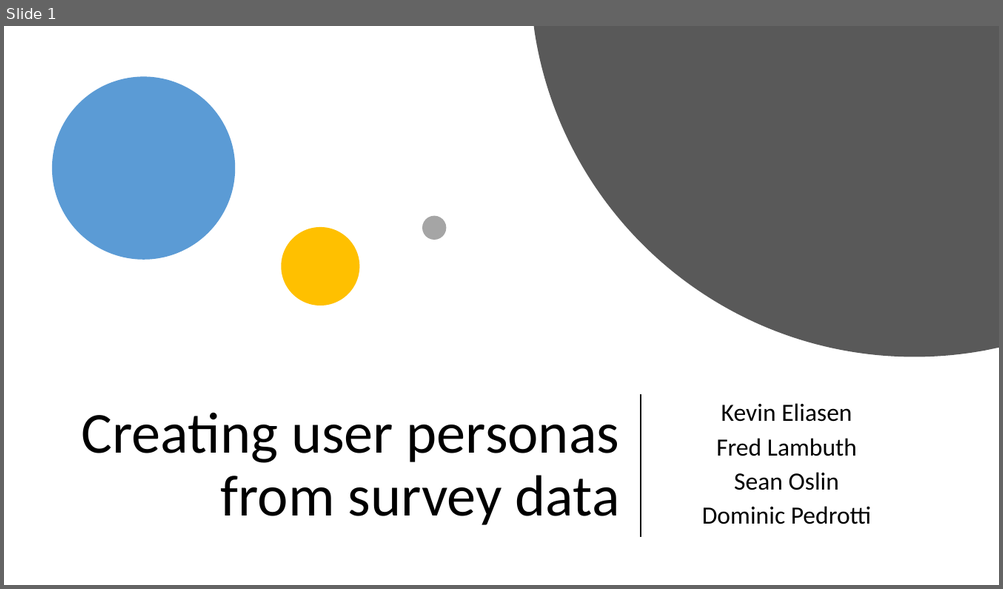
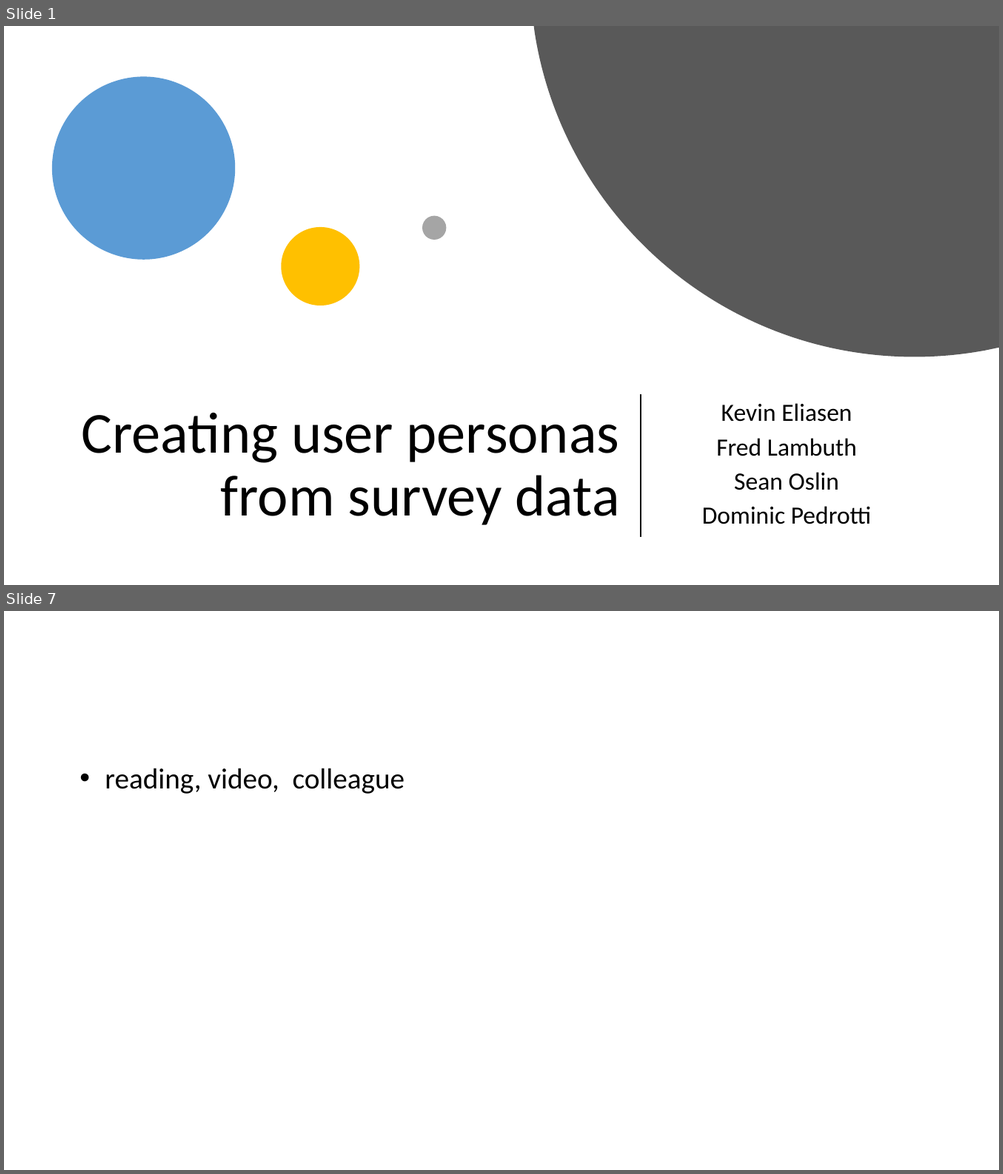
Before and after one commit to PersonaPredicta/Survey_Says..., a slide deck: established_personas.pptx. Shown one above the other, each under a label of ours: slide 1 before the commit, slides 1 and 7 after it; the slides between them are not shown. The pictures are 1003x589 and 1003x1174 pixels, drawn with LibreOffice and Linux fonts; fonts in the diff are those of the drawing. Boxes give left, top, right and bottom in pixels: in the first picture for what was removed or moved away, otherwise in the second. Text is boxed around its words. In the diff, an @@ line names an element or a change of style, - is before the commit and + after.

```diff
--- a/established_personas.pptx
+++ b/established_personas.pptx
@@ slide 7 added at (4,611,999,1170), background #FFFFFF @@
@@ text added at (105,768,404,794), 28 pt, text #000000 @@
+• reading, video, colleague
```
Also in this commit, not shown: 5 slides changed.
